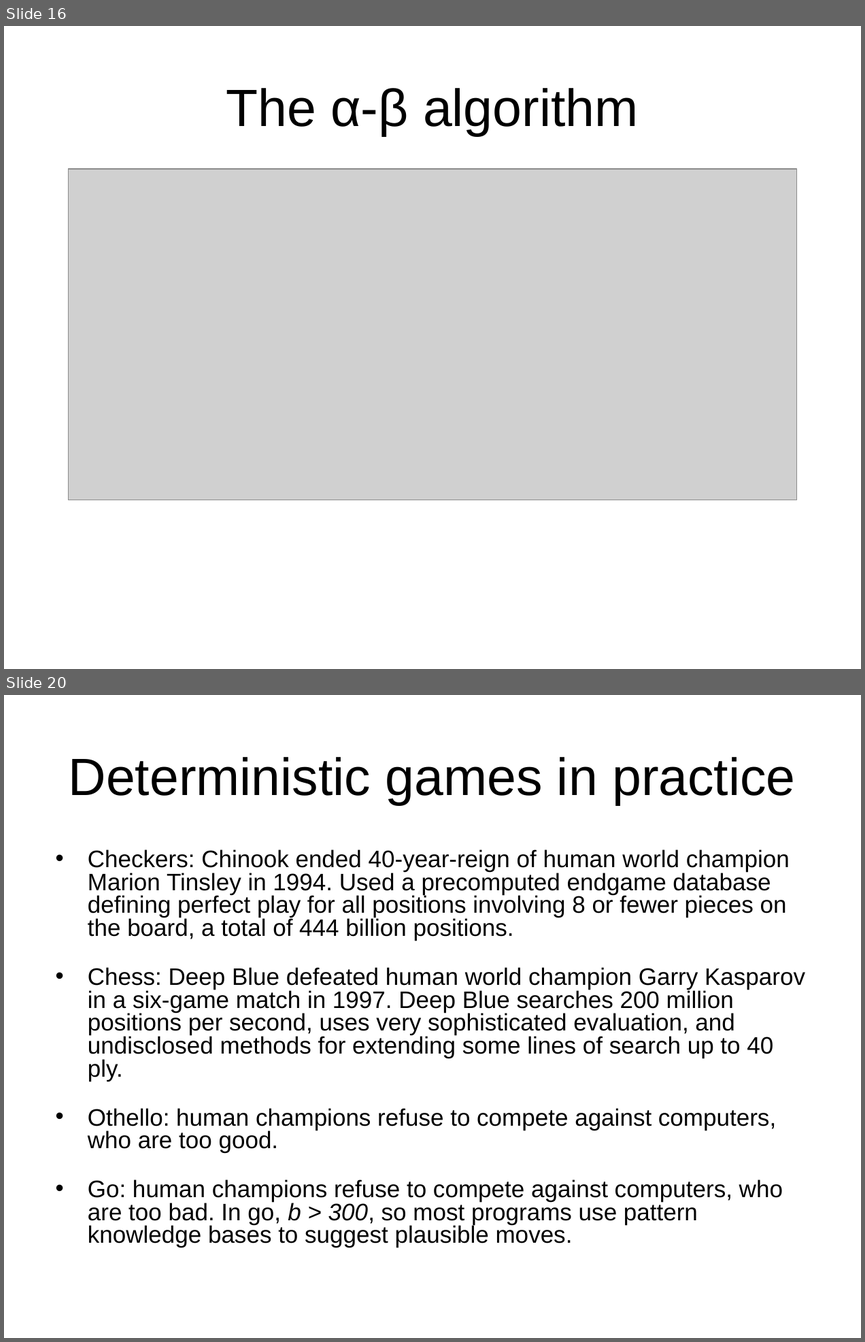
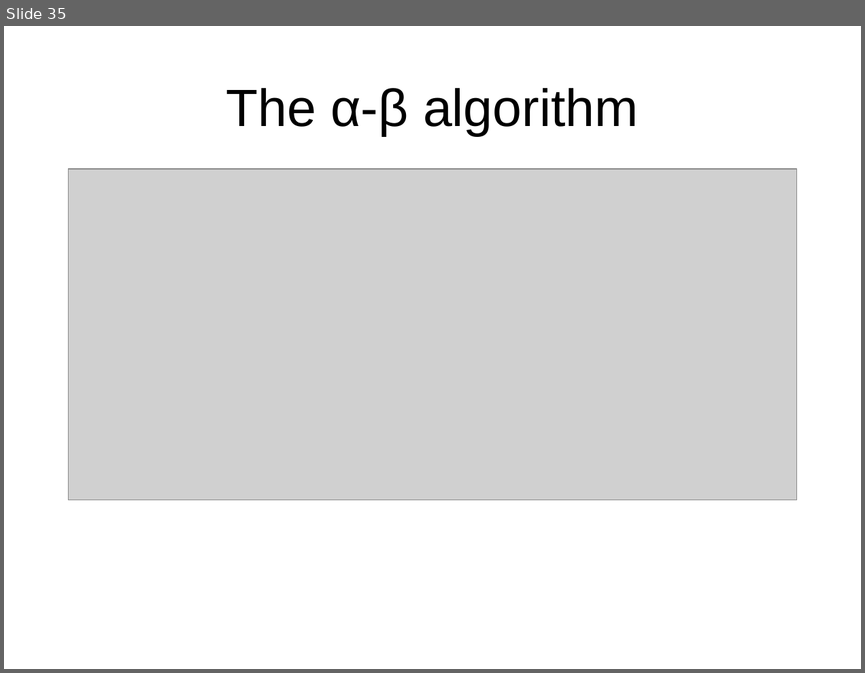
Before and after one commit to Rafi-afridi/Artificial_intelligence, a slide deck: Book slides/m6-game.ppt. Shown one above the other, each under a label of ours: slides 16 and 20 before the commit, slide 35 after it; the slides between them are not shown. The pictures are 865x1342 and 865x673 pixels, drawn with LibreOffice and Linux fonts; fonts in the diff are those of the drawing; grey boxes stand for pictures. Boxes give left, top, right and bottom in pixels: in the first picture for what was removed or moved away, otherwise in the second. Text is boxed around its words. In the diff, an @@ line names an element or a change of style, - is before the commit and + after.

```diff
--- a/Book slides/m6-game.ppt
+++ b/Book slides/m6-game.ppt
@@ slide 20 removed at box(4, 695, 861, 1338), background #FFFFFF @@
@@ title removed at box(69, 757, 795, 805) @@
-Deterministic games in practice
@@ text removed at box(88, 849, 805, 1247) @@
-• Checkers: Chinook ended 40-year-reign of human world champion Marion Tinsley in 1994. Used a precomputed endgame database defining perfect play for all positions involving 8 or fewer pieces on the board, a total of 444 billion positions.
-• Chess: Deep Blue defeated human world champion Garry Kasparov in a six-game match in 1997. Deep Blue searches 200 million positions per second, uses very sophisticated evaluation, and undisclosed methods for extending some lines of search up to 40 ply.
-• Othello: human champions refuse to compete against computers, who are too good.
-• Go: human champions refuse to compete against computers, who are too bad. In go, b > 300, so most programs use pattern knowledge bases to suggest plausible moves.
@@ what was slide 16 is now slide 35 @@
```
Also in this commit, not shown: 3 slides changed, 22 slides added, 14 other slides removed, 15 other files.
